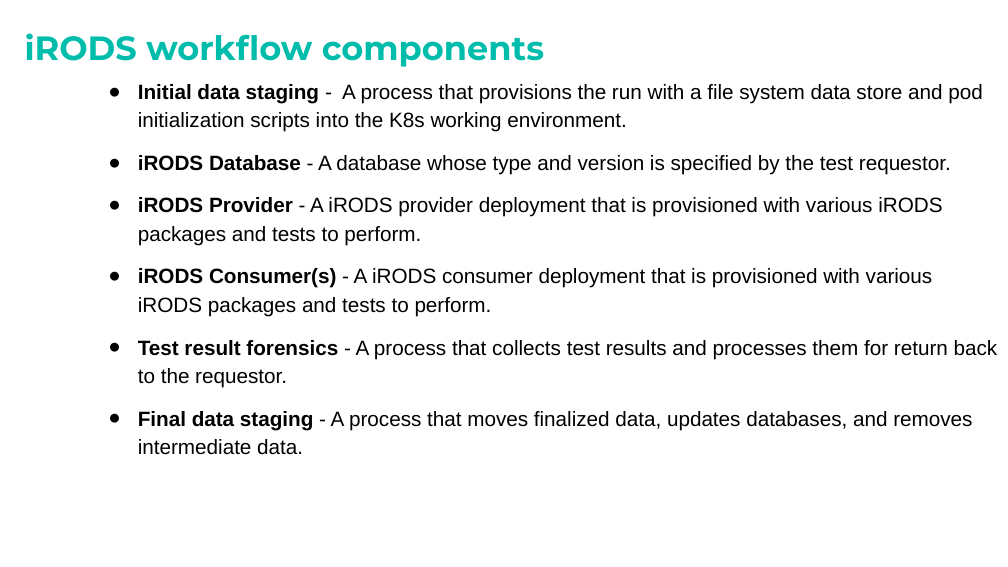
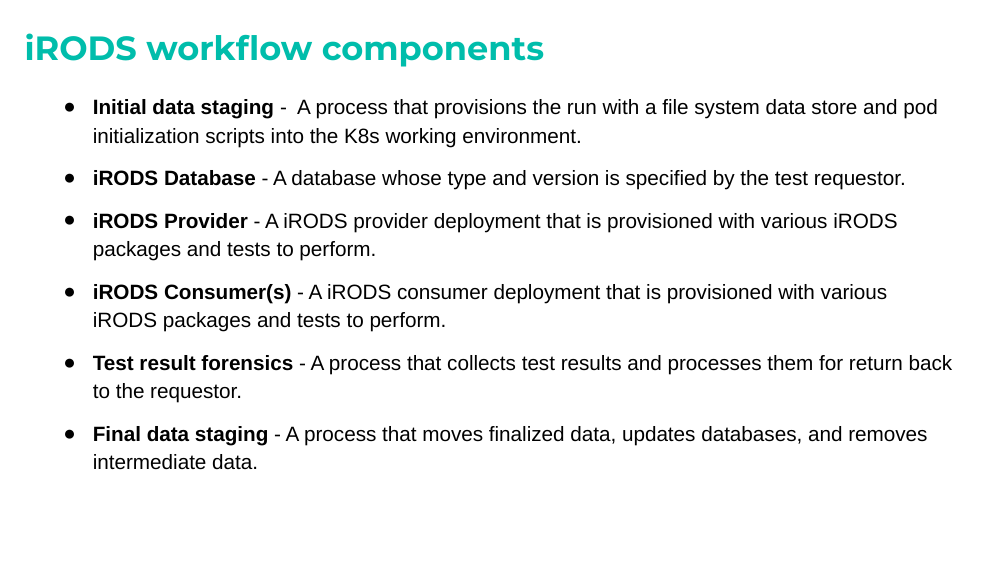
Before and after one commit to irods/irods_k8s, a slide deck: slide 13 of Docs/iRODS SuperV presentation.pptx (slide 12 before the commit). Drawn at 1008x567 pixels with LibreOffice and Linux fonts; fonts in the diff are those of the drawing; background and template pictures are left out. Boxes give left, top, right and bottom in pixels: in the first picture for what was removed or moved away, otherwise in the second. Text is boxed around its words. In the diff, an @@ line names an element or a change of style, - is before the commit and + after.

```diff
--- a/Docs/iRODS SuperV presentation.pptx
+++ b/Docs/iRODS SuperV presentation.pptx
@@ text "Initial data staging - A ...": place and size @@
-text "Initial data staging - A ..." at <box>138,84,998,455</box>
+text "Initial data staging - A ..." at <box>93,99,953,470</box>
```
Also in this commit, not shown: 9 other slides changed, 1 slide added, 1 other file.
